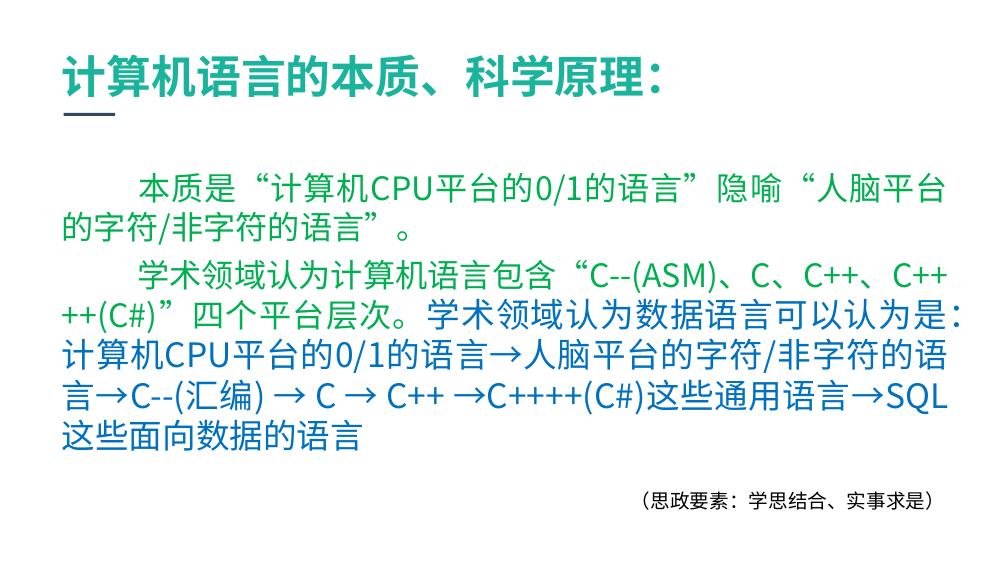
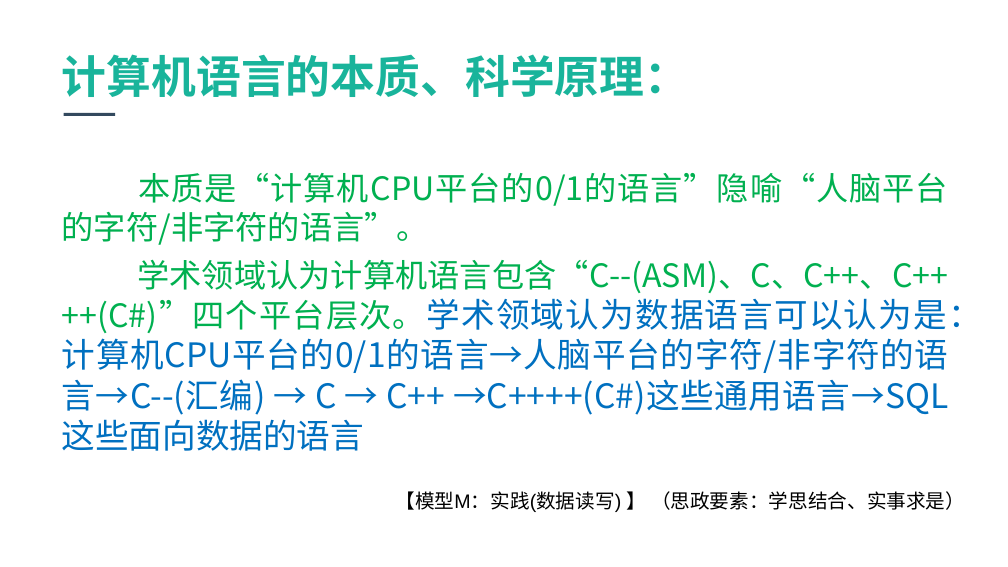
Before and after one commit to jbhuang99/WebEdu_LocalVersion_YuQin_DotNetCore2.1, a slide deck: slide 4 of wwwroot/1-FourPlatformLevelsofUniversalProgrammingLanguage.pptx. Drawn at 1008x567 pixels with LibreOffice and Linux fonts; fonts in the diff are those of the drawing; background and template pictures are left out. Boxes give left, top, right and bottom in pixels: in the first picture for what was removed or moved away, otherwise in the second. Text is boxed around its words. In the diff, an @@ line names an element or a change of style, - is before the commit and + after.

```diff
--- a/wwwroot/1-FourPlatformLevelsofUniversalProgrammingLanguage.pptx
+++ b/wwwroot/1-FourPlatformLevelsofUniversalProgrammingLanguage.pptx
@@ text at [395,491,965,512]: text changed @@
-（思政要素：学思结合、实事求是）
+【模型M：实践(数据读写) 】 （思政要素：学思结合、实事求是）
```
Also in this commit, not shown: 6 other slides changed.
